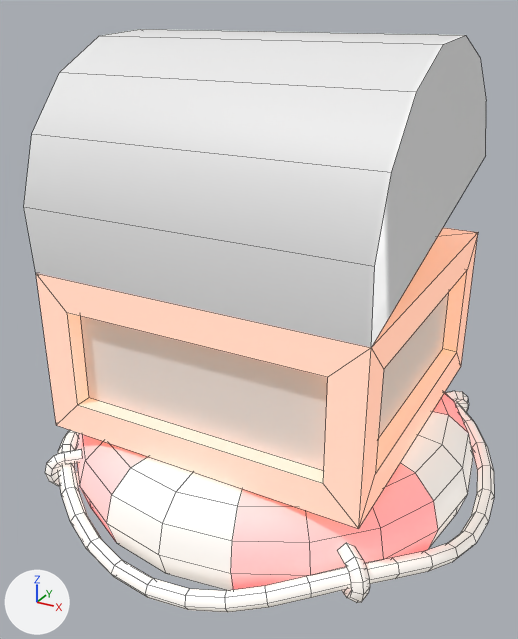
What one commit did to the FBX model Assets/_sto/Models/Earth/lifebuoy.fbx.
Camera for both pictures: a 50 mm lens placed at (0.73, -1.404, 1.121), pointed at (-0.015, -0.049, 0.444). Lighting does not change. The marker at lower left points along +X, +Y and +Z. Mesh edges are drawn as thin lines. Where no turn or scale is listed for an object, it has been applied to the vertices.

Objects in the first picture: 'chestBase', 'chestLid', 'lifebuoy'.
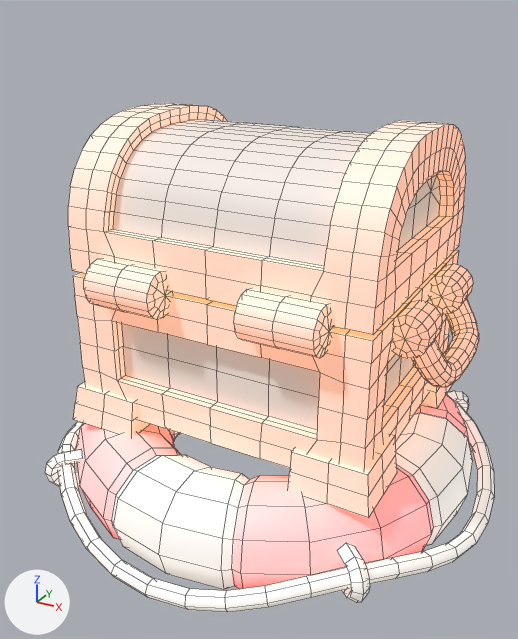
Commit message: reward chest - progress

Changed parts and their boxes (x1, y1, x2, y2) in the pictures (518 x 639 px):
'chestLid', deleted
    before: (24, 29, 486, 348)
'chestBase', reshaped, moved, rescaled (8% narrower, 11% shorter)
    before: (36, 228, 478, 529)
    after: (73, 250, 479, 518)
'chestLid.001', added
    after: (68, 103, 466, 335)
part 1 of me_torus_005, built on
    before: (96, 394, 473, 591)
    after: (81, 395, 473, 589)

The change, as a list of edits to the scene's bpy script:
```text
Change me_cube_001:
    used by ob_chestbase; parent = ob_lifebuoy; location = (0.0, 0.0, 0.5); scale = (1.5, 1.5, 1.5)
    remove me_cube_001.from_pydata(...)  # 52 vertices, 50 faces; spans x -0.25..0.25, y -0.25..0.25, z -0.25..0.0
    add me_cube_001.from_pydata(...)  # 1680 vertices, 1632 faces; spans x -0.373..0.373, y -0.286..0.255, z 0.0..0.362
    me_cube_001 part 2: 52 vertices removed from x -0.25..0.25, y -0.25..0.25, z -0.25..0.0; 1680 vertices added at x -0.373..0.373, y -0.286..0.255, z 0.0..0.362
Change me_torus_005:
    used by ob_lifebuoy; location = (0.0, 0.0, 0.1); rotation_euler = (0.0, 0.0, 0.00175), in degrees (0, 0, 0.1)
    remove me_torus_005.from_pydata(...)  # 596 vertices, 588 faces; spans x -0.553..0.553, y -0.553..0.553, z -0.119..0.119
    add me_torus_005.from_pydata(...)  # 772 vertices, 764 faces; spans x -0.553..0.553, y -0.553..0.553, z -0.119..0.119
    me_torus_005 part 1: 88 vertices removed from x -0.476..0.476, y -0.476..0.476, z -0.119..0.119; 264 vertices added at x -0.479..0.479, y -0.479..0.479, z -0.119..0.119
Add me_cube_010:
    me_cube_010.from_pydata(...)  # 812 vertices, 808 faces; spans x -0.35..0.35, y 0.012..0.687, z -0.15..0.325
    me_cube_010.materials.append(mat_lifebuoy)
Remove ob_chestlid:
    ob_chestlid = bpy.data.objects.new('chestLid', me_cylinder)
    ob_chestlid.location = (0.001, -0.375, 0.6)
Change ob_chestbase:
    ob_chestbase.location: (0.0, 0.0, 0.5) -> (0.0, 0.0, 0.11)
    ob_chestbase.scale: (1.5, 1.5, 1.5) -> (1.25, 1.25, 1.25)
Add ob_chestlid_001:
    ob_chestlid_001 = bpy.data.objects.new('chestLid.001', me_cube_010)
    ob_chestlid_001.location = (0.0, -0.306, 0.579)
```
